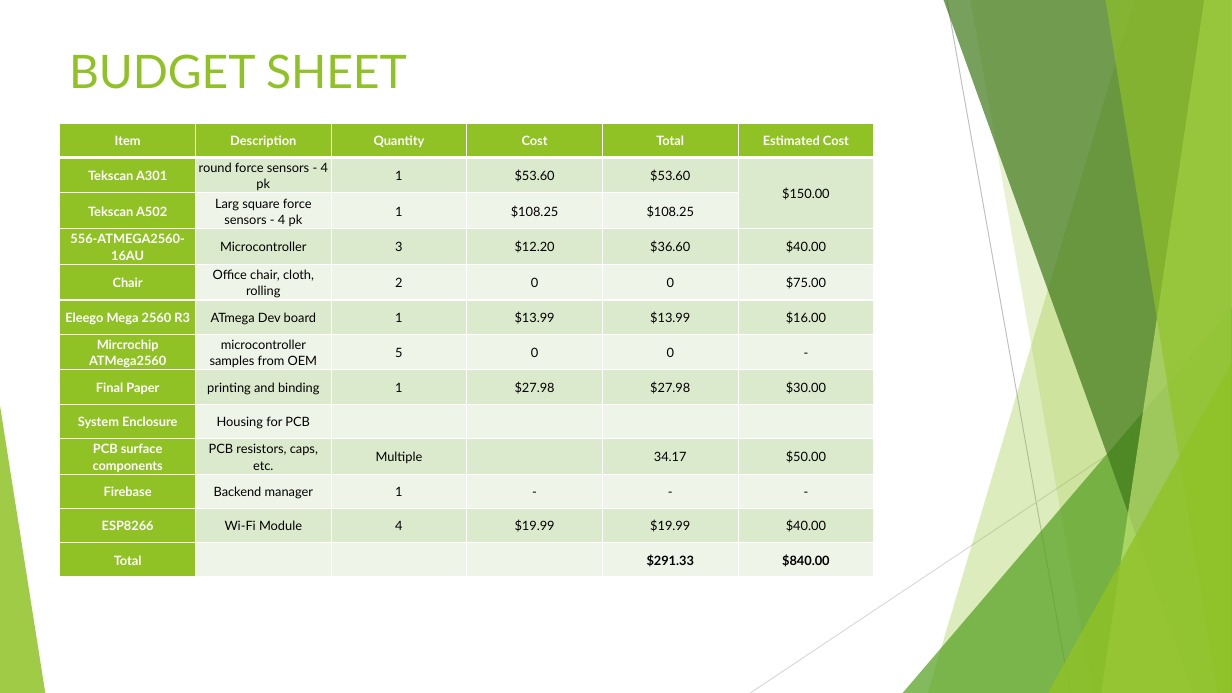
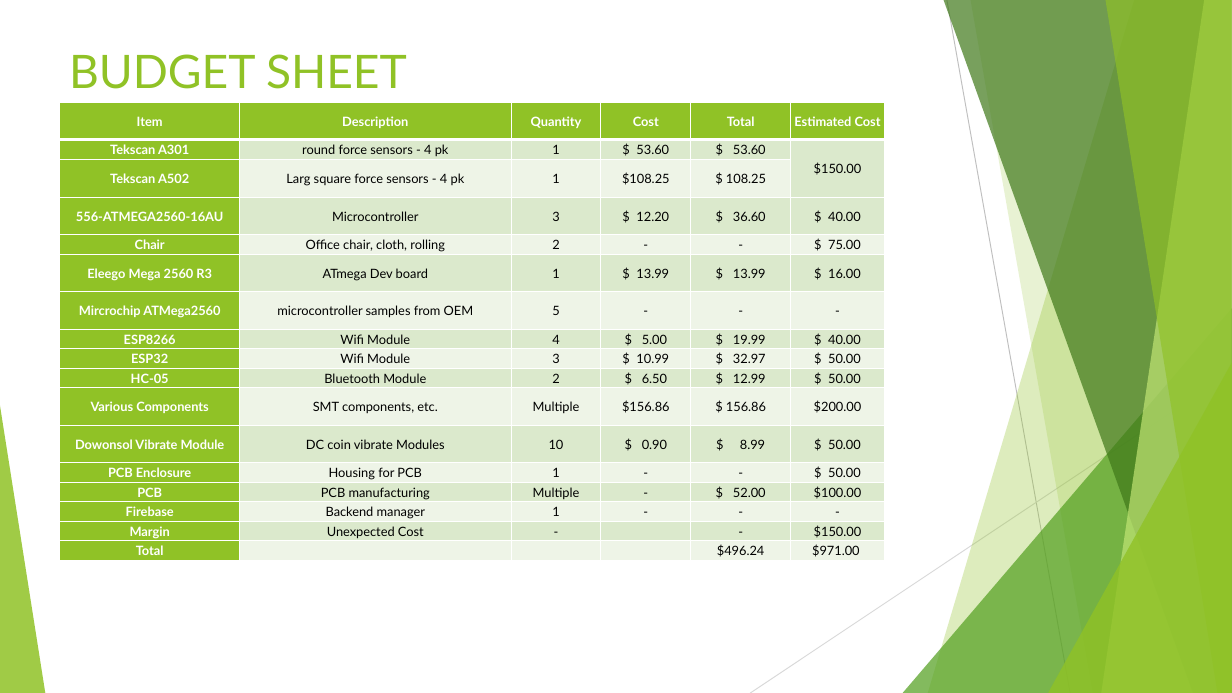
Before and after one commit to annavaykean/seniordesign_protoype, a slide deck: slide 32 of FinalPresentation.pptx (slide 33 before the commit). Drawn at 1232x693 pixels with LibreOffice and Linux fonts; fonts in the diff are those of the drawing. Boxes give left, top, right and bottom in pixels: in the first picture for what was removed or moved away, otherwise in the second. Text is boxed around its words. In the diff, an @@ line names an element or a change of style, - is before the commit and + after.

Commit message:
Update FinalPresentation.pptx
Updated Cost Table, removed progress chart

```diff
--- a/FinalPresentation.pptx
+++ b/FinalPresentation.pptx
@@ table at (60,103,885,561) @@
-row 2: Tekscan A301 | round force sensors - 4 pk | 1 | $53.60 | $53.60 | $150.00
-row 3: Tekscan A502 | Larg square force sensors - 4 pk | 1 | $108.25 | $108.25 | 
-row 4: 556-ATMEGA2560-16AU | Microcontroller | 3 | $12.20 | $36.60 | $40.00
-row 5: Chair | Office chair, cloth, rolling | 2 | 0 | 0 | $75.00
-row 6: Eleego Mega 2560 R3 | ATmega Dev board | 1 | $13.99 | $13.99 | $16.00
-row 7: Mircrochip ATMega2560 | microcontroller samples from OEM | 5 | 0 | 0 | -
-row 8: Final Paper | printing and binding | 1 | $27.98 | $27.98 | $30.00
-row 9: System Enclosure | Housing for PCB |  |  |  | 
-row 10: PCB surface components | PCB resistors, caps, etc. | Multiple |  | 34.17 | $50.00
+row 2: Tekscan A301 | round force sensors - 4 pk | 1 | $ 53.60 | $ 53.60 | $150.00
+row 3: Tekscan A502 | Larg square force sensors - 4 pk | 1 | $108.25 | $ 108.25 | 
+row 4: 556-ATMEGA2560-16AU | Microcontroller | 3 | $ 12.20 | $ 36.60 | $ 40.00
+row 5: Chair | Office chair, cloth, rolling | 2 | - | - | $ 75.00
+row 6: Eleego Mega 2560 R3 | ATmega Dev board | 1 | $ 13.99 | $ 13.99 | $ 16.00
+row 7: Mircrochip ATMega2560 | microcontroller samples from OEM | 5 | - | - | -
+row 8: ESP8266 | Wifi Module | 4 | $ 5.00 | $ 19.99 | $ 40.00
+row 9: ESP32 | Wifi Module | 3 | $ 10.99 | $ 32.97 | $ 50.00
+row 10: HC-05 | Bluetooth Module | 2 | $ 6.50 | $ 12.99 | $ 50.00
+row 11: Various Components | SMT components, etc. | Multiple | $156.86 | $ 156.86 | $200.00
+row 12: Dowonsol Vibrate Module | DC coin vibrate Modules | 10 | $ 0.90 | $ 8.99 | $ 50.00
+row 13: PCB Enclosure | Housing for PCB | 1 | - | - | $ 50.00
+row 14: PCB | PCB manufacturing | Multiple | - | $ 52.00 | $100.00
-row 12: ESP8266 | Wi-Fi Module | 4 | $19.99 | $19.99 | $40.00
+row 16: Margin | Unexpected Cost | - |  | - | $150.00
-row 17, column 5: $291.33
+row 17, column 5: $496.24
-row 17, column 6: $840.00
+row 17, column 6: $971.00
@@ table: place and size @@
-table at (60,123,875,571)
+table at (60,103,885,561)
```
Also in this commit, not shown: 1 other slide changed, 1 slide removed.
